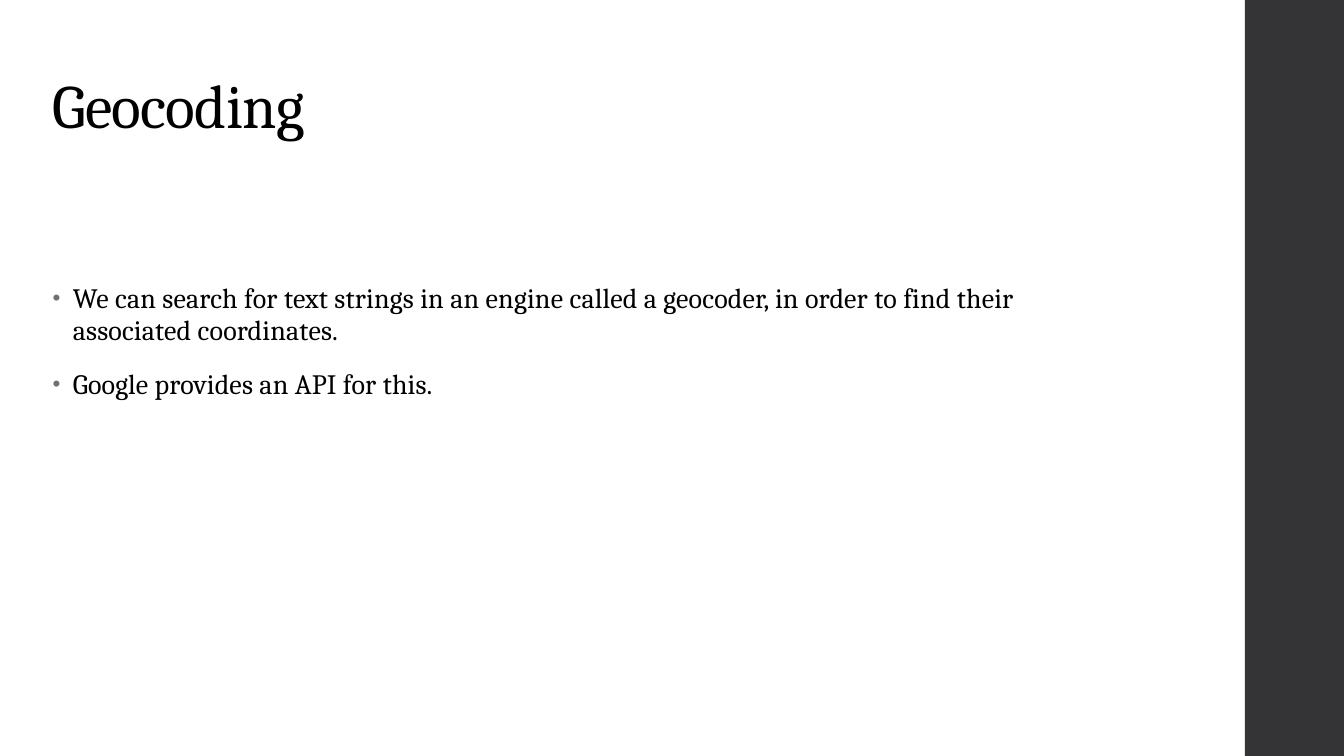
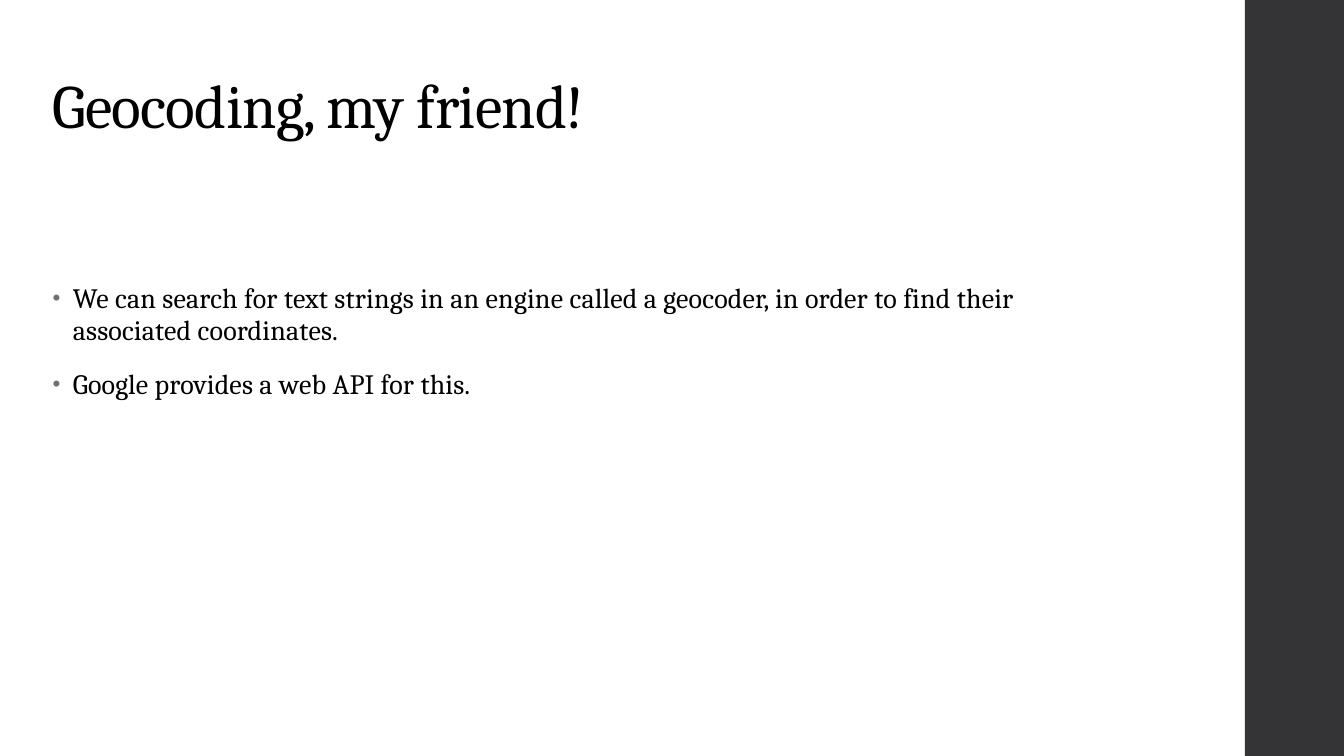
Before and after one commit to nbumbarger/everything_conf, a slide deck: slide 8 of spatial_data_production.pptx. Drawn at 1344x756 pixels with LibreOffice and Linux fonts; fonts in the diff are those of the drawing. Boxes give left, top, right and bottom in pixels: in the first picture for what was removed or moved away, otherwise in the second. Text is boxed around its words. In the diff, an @@ line names an element or a change of style, - is before the commit and + after.

Commit message:
Finished presentation, tested code snippets and fixed typos

```diff
--- a/spatial_data_production.pptx
+++ b/spatial_data_production.pptx
@@ title at [53,84,585,142]: text changed @@
-Geocoding
+Geocoding, my friend!
@@ text at [73,374,471,400]: text changed @@
-• Google provides an API for this.
+• Google provides a web API for this.
```
Also in this commit, not shown: 10 other slides changed, 4 other files.
